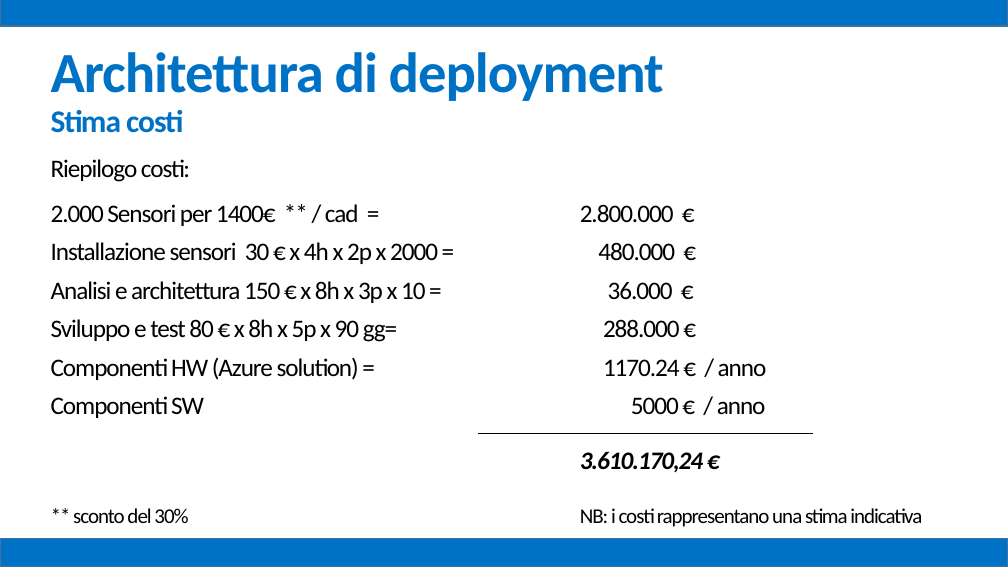
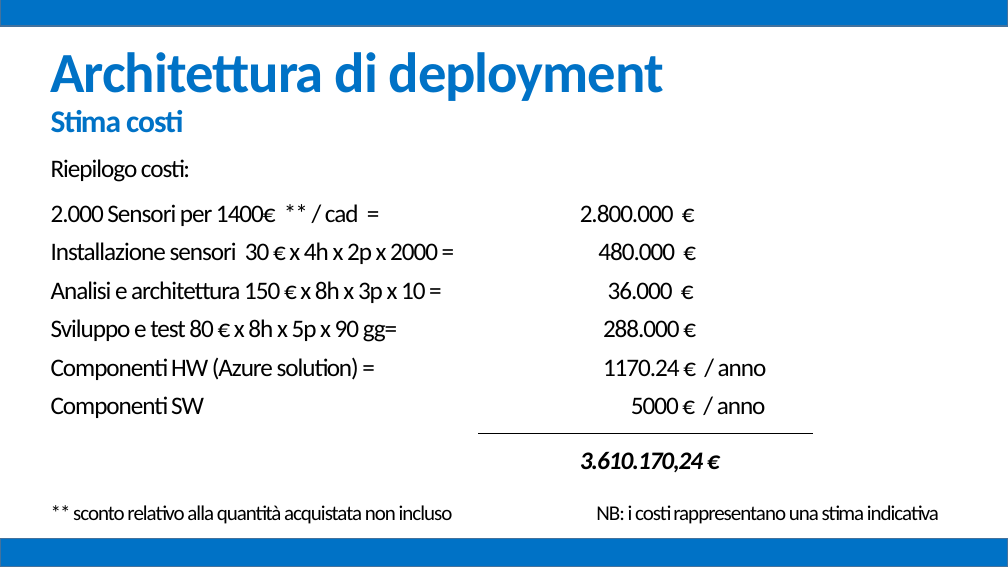
Before and after one commit to mz1991/ProgettoFebbraio2015, a slide deck: slide 50 of Febbraio 2015.pptx. Drawn at 1008x567 pixels with LibreOffice and Linux fonts; fonts in the diff are those of the drawing. Boxes give left, top, right and bottom in pixels: in the first picture for what was removed or moved away, otherwise in the second. Text is boxed around its words. In the diff, an @@ line names an element or a change of style, - is before the commit and + after.

```diff
--- a/Febbraio 2015.pptx
+++ b/Febbraio 2015.pptx
@@ text at box(73, 505, 939, 524): text changed @@
-** sconto del 30% NB: i costi rappresentano una stima indicativa
+** sconto relativo alla quantità acquistata non incluso NB: i costi rappresentano una stima indicativa
```
Also in this commit, not shown: 1 other file.
